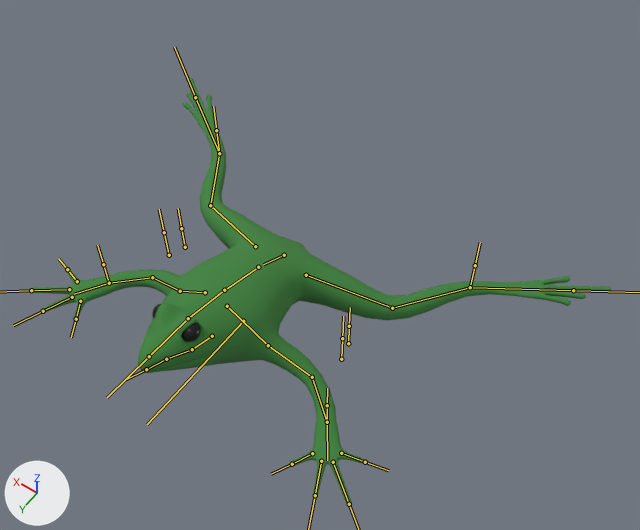
An edit to the FBX model froggyfocus/Assets/FlawLizArt/Frog/frog.fbx, drawn before and after from the same camera.
Camera for both pictures: a 50 mm camera at (-6.33, 6.31, 13.11) aimed at (-0.36, -2.05, -0.02). The lights are fixed; the arrows at lower left show +X, +Y and +Z. The bones that bend it are drawn over the model as lines.

The first picture shows 'eyes', 'frog'.
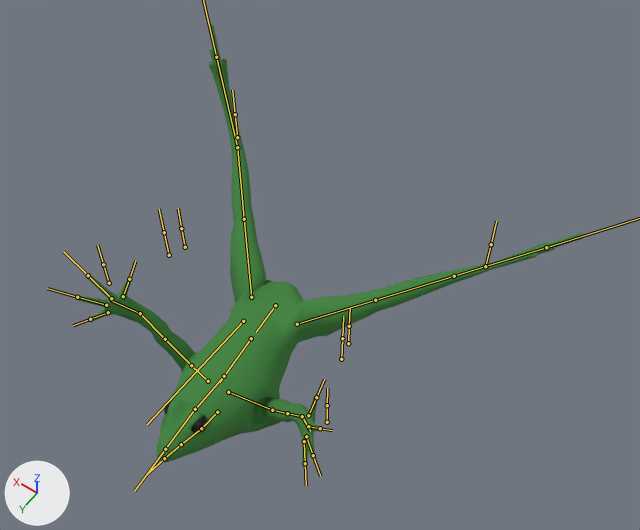
The newer file adds an action. The first version stands in its rest pose; the second is drawn at frame 60 of the action 'Armature|falling'.

Where the change shows, as pixel boxes [x1, y1, x2, y2] in the pictures (640 x 530 px):
'frog', posed (13% narrower): before [29, 77, 611, 507]; after [76, 24, 584, 466]
'eyes', posed (12% narrower, 15% shorter): before [152, 303, 201, 342]; after [164, 400, 207, 433]
bone 'Spine.001', root to tip: before (284, 255) to (263, 264); after (275, 305) to (256, 332)
bone 'Spine.002', root to tip: before (258, 267) to (218, 294); after (251, 338) to (219, 382)
bone 'Spine.003', root to tip: before (224, 290) to (187, 319); after (224, 376) to (195, 409)
bone 'Arm.Upper.R', root to tip: before (180, 291) to (152, 277); after (191, 365) to (165, 339)
bone 'Arm.Lower.R', root to tip: before (152, 277) to (109, 283); after (165, 339) to (140, 313)
bone 'Arm.Upper.L', root to tip: before (268, 345) to (312, 377); after (272, 410) to (287, 413)
bone 'Arm.Lower.L', root to tip: before (312, 377) to (327, 422); after (287, 413) to (302, 416)
bone 'Leg.Upper.R', root to tip: before (255, 246) to (210, 205); after (251, 297) to (244, 219)
bone 'Leg.Lower.R', root to tip: before (210, 205) to (219, 153); after (244, 219) to (237, 147)
bone 'Leg.Upper.L', root to tip: before (306, 275) to (392, 308); after (297, 324) to (375, 300)
bone 'Leg.Lower.L', root to tip: before (392, 308) to (470, 287); after (375, 300) to (454, 276)

The change in detail:
Bone 'Spine.001' (bone_spine_001) moves from (0.0, 0.0, 0.0) to (0.29, -0.87, -1.58).
Bone 'Spine.001' (bone_spine_001) turns from (0, 0, 0) to (-44, 0, 0) degrees about its own x, y and z.
Bone 'Spine.002' (bone_spine_002) turns from (0, 0, 0) to (19, -2, 4) degrees about its own x, y and z.
Bone 'Spine.003' (bone_spine_003) turns from (0, 0, 0) to (18, 0, 0) degrees about its own x, y and z.
Bone 'Arm.Upper.R' (bone_arm_upper_r) turns from (0, 0, 0) to (81, 8, -12) degrees about its own x, y and z.
Bone 'Arm.Lower.R' (bone_arm_lower_r) turns from (0, 0, 0) to (34, 8, -26) degrees about its own x, y and z.
Bone 'Arm.Upper.L' (bone_arm_upper_l) turns from (0, 0, 0) to (79, -1, 1) degrees about its own x, y and z.
Bone 'Arm.Lower.L' (bone_arm_lower_l) turns from (0, 0, 0) to (34, -8, 26) degrees about its own x, y and z.
Bone 'Leg.Upper.R' (bone_leg_upper_r) turns from (0, 0, 0) to (-87, 57, -88) degrees about its own x, y and z.
Bone 'Leg.Lower.R' (bone_leg_lower_r) turns from (0, 0, 0) to (37, -3, 7) degrees about its own x, y and z.
Bone 'Leg.Upper.L' (bone_leg_upper_l) turns from (0, 0, 0) to (-64, -61, 63) degrees about its own x, y and z.
Bone 'Leg.Lower.L' (bone_leg_lower_l) turns from (0, 0, 0) to (37, 3, -7) degrees about its own x, y and z.
